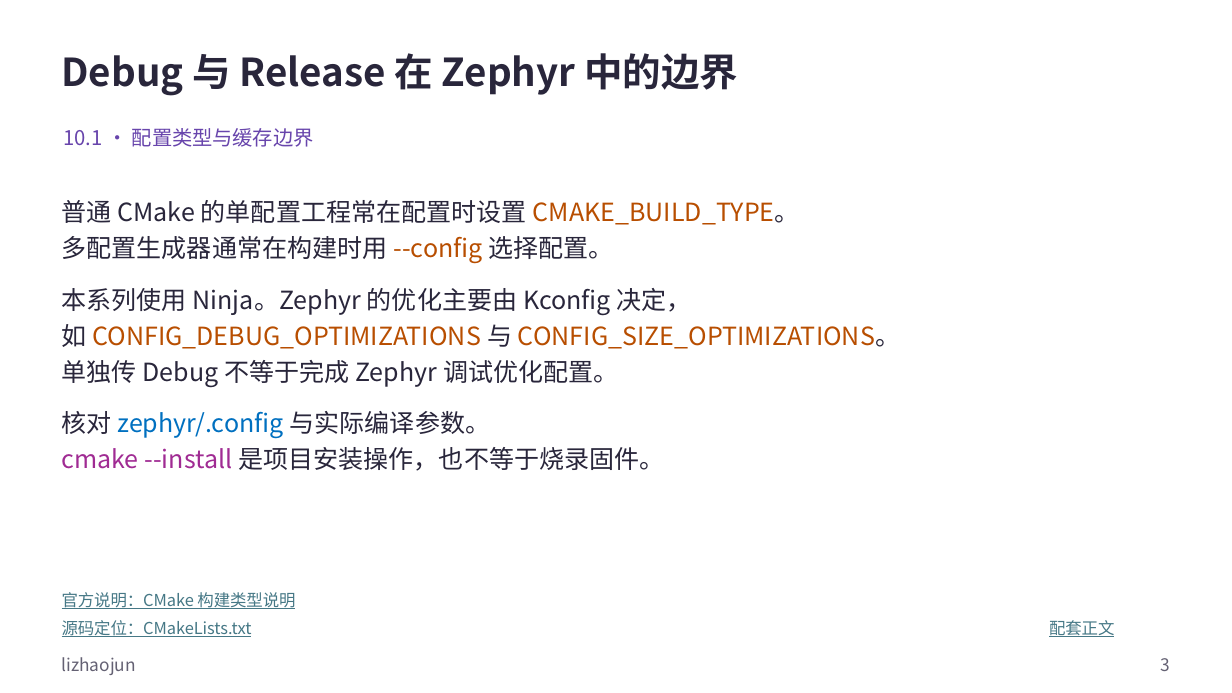
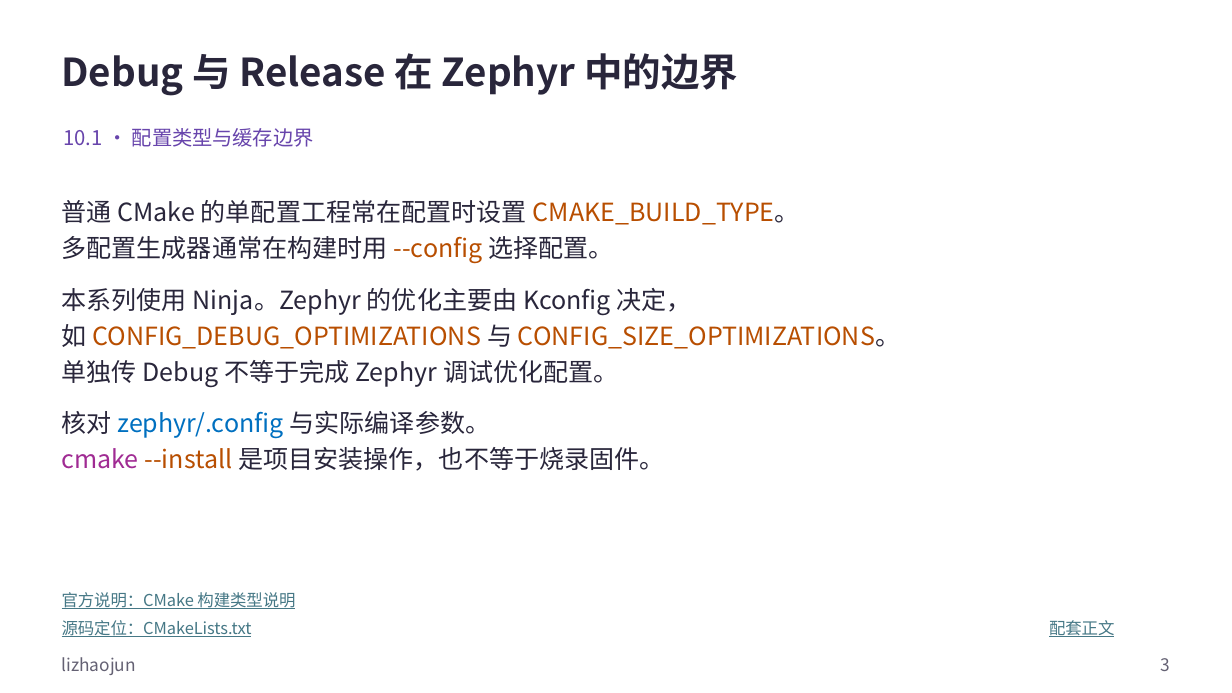
Before and after one commit to FormingSystem/zephyr_hc32f4a0, a slide deck: slide 3 of learning/P01_zephyr_make_project/slides/P010_CMake缓存与构建排错_Windows.pptx. Drawn at 1232x693 pixels with LibreOffice and Linux fonts; fonts in the diff are those of the drawing. Boxes give left, top, right and bottom in pixels: in the first picture for what was removed or moved away, otherwise in the second. Text is boxed around its words. In the diff, an @@ line names an element or a change of style, - is before the commit and + after.

Commit message:
content(learning/cmake-cache): 统一缓存排错文稿的变量和命令样式
- 给缓存输入、作用范围接口及排查命令使用一致语义颜色，保留原有判断分支和连续操作文本。
- 正式 PPT 与可重建原生源同步，保留封面、媒体、批注和非正文页脚署名。

```diff
--- a/learning/P01_zephyr_make_project/slides/P010_CMake缓存与构建排错_Windows.pptx
+++ b/learning/P01_zephyr_make_project/slides/P010_CMake缓存与构建排错_Windows.pptx
@@ text at (62, 447, 664, 471): text colour #A02B93 to #B84E00 in "--install" @@
```
Also in this commit, not shown: 9 other slides changed, 19 other files.
